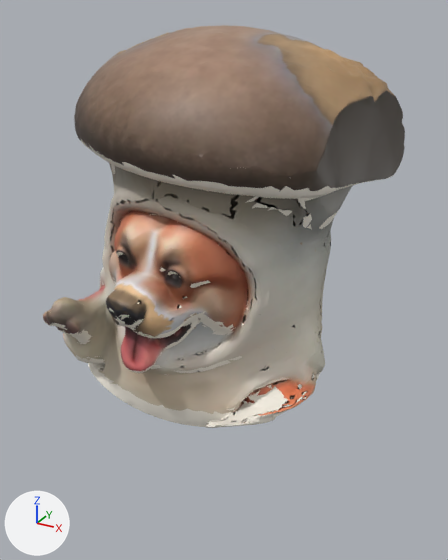
A saved change to the glTF model astro/public/models/mascot-3d-chat.glb.
Camera for both pictures: a camera (50 mm lens) standing at (0.721, -1.297, 0.538) and looking at (0.011, -0.006, -0.107). The axes (+X, +Y, +Z) are drawn at lower left. The lights are the same throughout. The picture after the commit comes second. Where no turn or scale is listed for an object, it has been applied to the vertices.

Objects in the first picture: 'geometry_0'.
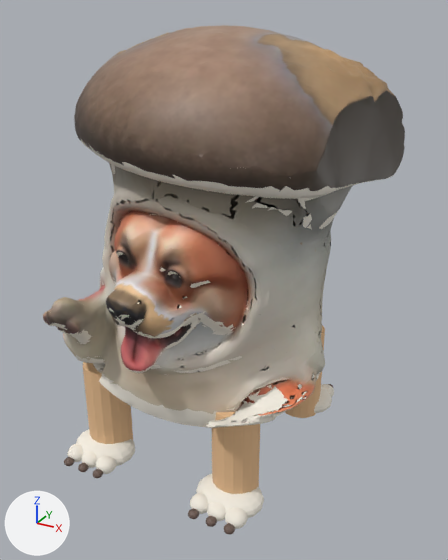
Commit message: fix(mascot): 香菇狗底部加四隻腳：橘色短腿、米白腳掌、三趾加深色爪子

The edits, one by one:
Material 'ClawDark' (mat_clawdark) is new.
Its base color is (0.15, 0.1, 0.08) (brown #6c5950).
Its roughness is 0.6.
Material 'PawTan' (mat_pawtan) is new.
Its base color is (0.82, 0.52, 0.28) (beige #eabf90).
Its roughness is 0.9.
Mesh me_sphere_002 is new.
It has 2136 vertices, 4224 faces and spans x -0.014..0.514, y -0.014..0.704, z -0.011..0.011.
It uses material mat_clawdark (brown #6c5950).
Mesh me_sphere is new.
It has 2848 vertices, 5632 faces and spans x -0.091..0.491, y -0.088..0.588, z -0.038..0.038.
It uses material mat_bottomcream (white #f7f1e5).
Mesh me_cylinder is new.
It consists of a 16-sided cylinder along z spanning x -0.06..0.06, y -0.06..0.06, z -0.14..0.14; a 16-sided cylinder along z spanning x -0.06..0.06, y 0.38..0.5, z -0.14..0.14; a 16-sided cylinder along z spanning x 0.34..0.46, y -0.06..0.06, z -0.14..0.14; a 16-sided cylinder along z spanning x 0.34..0.46, y 0.38..0.5, z -0.14..0.14.
It uses material mat_pawtan (beige #eabf90).
Object 'Paws_ClawDark' (ob_paws_clawdark) is new; it shows me_sphere_002.
Its location is (-0.31, -0.305, -0.605).
Object 'Paws_BottomCream' (ob_paws_bottomcream) is new; it shows me_sphere.
Its location is (-0.26, -0.21, -0.6).
Object 'Paws_PawTan' (ob_paws_pawtan) is new; it shows me_cylinder.
Its location is (-0.26, -0.18, -0.48).

Boxes [x1, y1, x2, y2] around the edits, measured in the pictures (448 x 560 px):
'Paws_PawTan', added (beige): after [83, 325, 325, 494]
'Paws_BottomCream', added: after [67, 384, 334, 529]
'Paws_ClawDark', added: after [64, 384, 333, 534]
